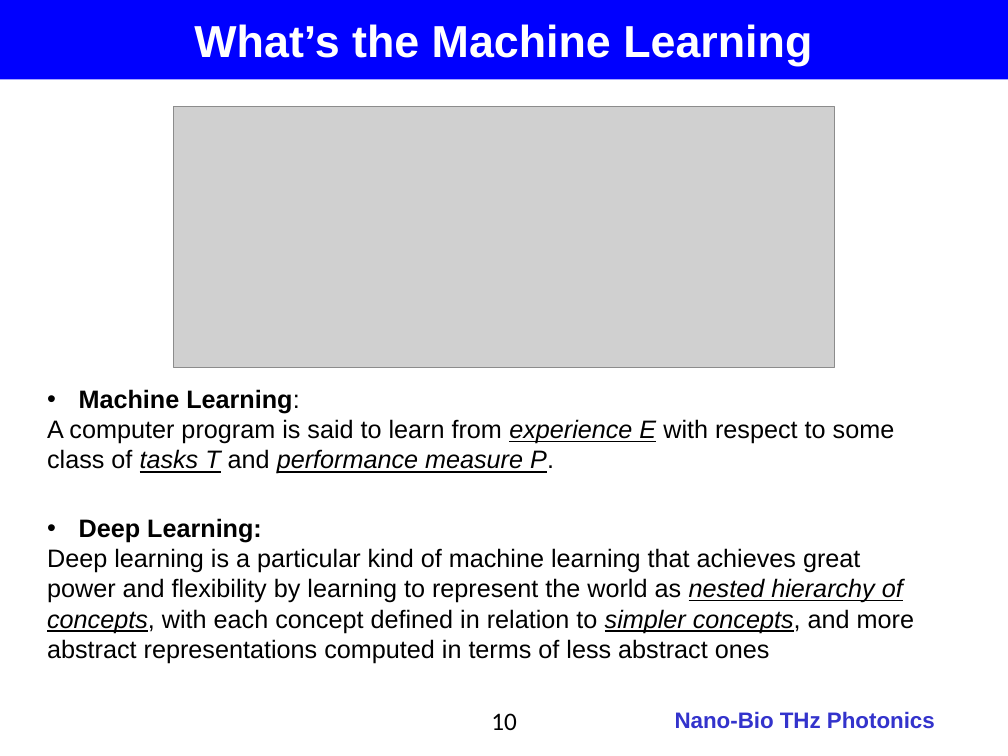
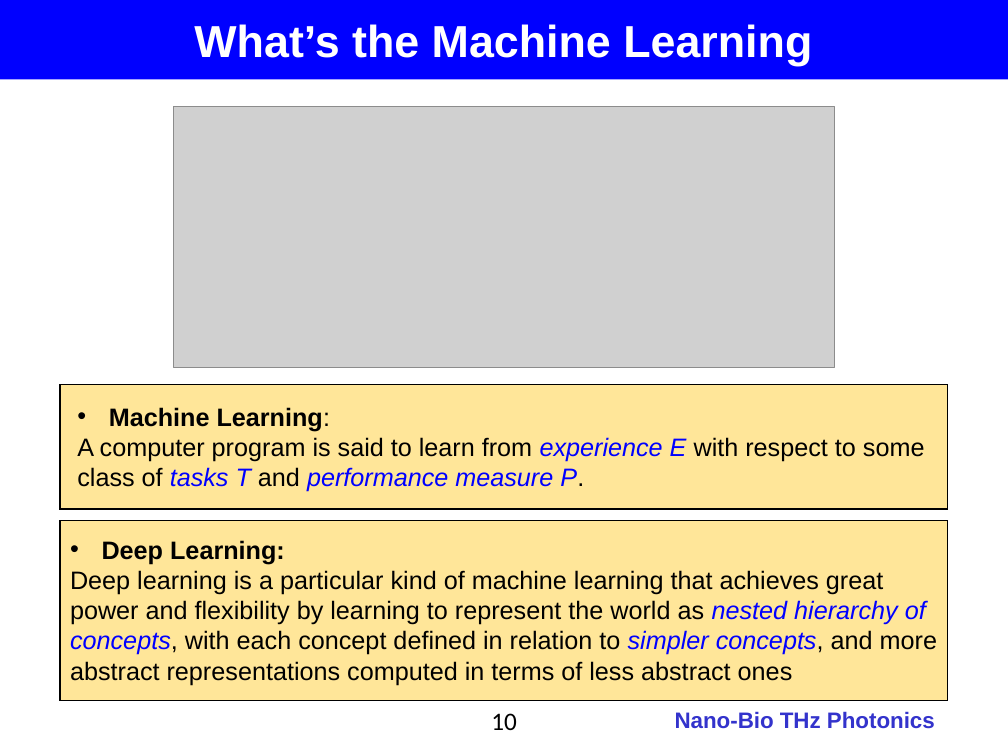
Before and after one commit to jglee96/NBTP_Lab, a slide deck: slide 10 of 개인/석사학위논문/Thesis_Presentation_v2.pptx. Drawn at 1008x756 pixels with LibreOffice and Linux fonts; fonts in the diff are those of the drawing; grey boxes stand for pictures; background and template pictures are left out. Boxes give left, top, right and bottom in pixels: in the first picture for what was removed or moved away, otherwise in the second. Text is boxed around its words. In the diff, an @@ line names an element or a change of style, - is before the commit and + after.

```diff
--- a/개인/석사학위논문/Thesis_Presentation_v2.pptx
+++ b/개인/석사학위논문/Thesis_Presentation_v2.pptx
@@ rectangle added at (60, 385, 949, 510), fill #FFE699, outline #000000 1 pt @@
@@ text "Machine Learning:": place and size @@
-text "Machine Learning:" at (47, 389, 895, 474)
+text "Machine Learning:" at (77, 407, 925, 492)
@@ text at (77, 437, 925, 492): text colour #000000 to #0000FF, underline off in "experience E tasks T performance measure P." @@
@@ text "Deep Learning:": place and size @@
-text "Deep Learning:" at (47, 518, 914, 664)
+text "Deep Learning:" at (70, 540, 937, 685)
@@ rectangle added at (60, 520, 949, 701), fill #FFE699, outline #000000 1 pt @@
@@ text at (70, 570, 937, 685): text colour #000000 to #0000FF, underline off in "nested hierarchy of concepts, simpler concepts," @@
```
Also in this commit, not shown: 14 other slides changed, 2 slides added, 1 slide removed, 5 other files.
